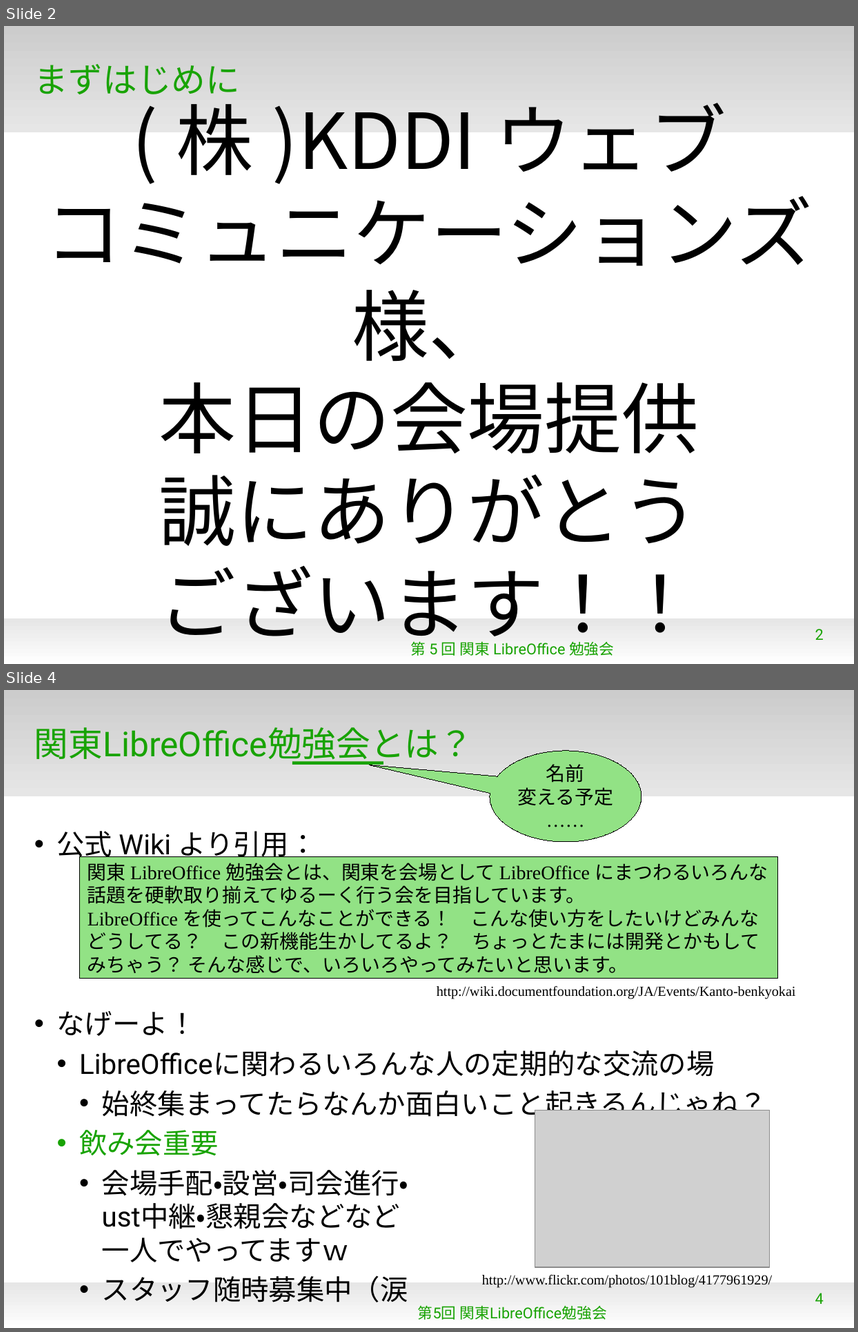
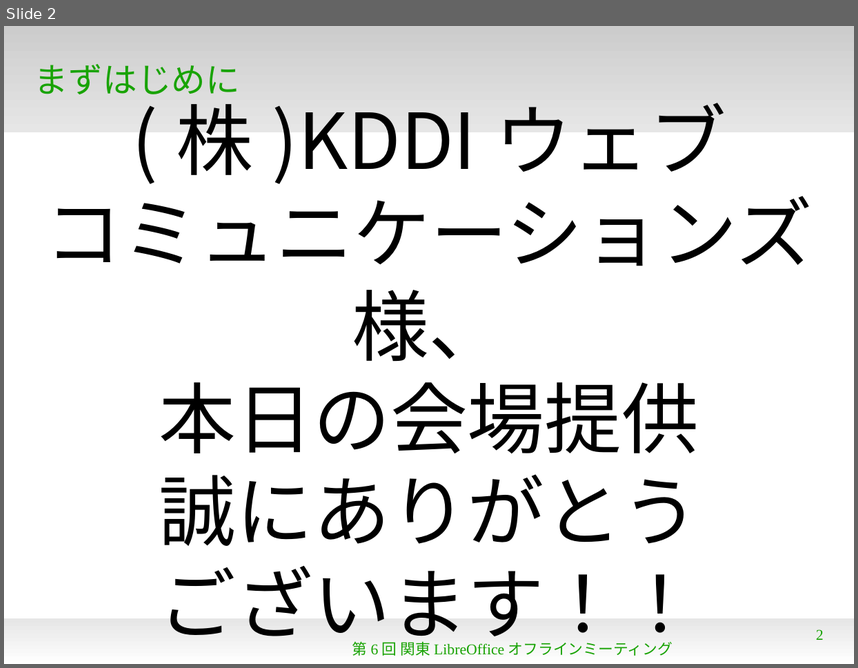
Before and after one commit to naruoga/KantoLibreOffice, a slide deck: Jun2013/OpeningTalk.odp. Shown one above the other, each under a label of ours: slides 2 and 4 before the commit, slide 2 after it; the slides between them are not shown. The pictures are 858x1332 and 858x668 pixels, drawn with LibreOffice and Linux fonts; fonts in the diff are those of the drawing; grey boxes stand for pictures; background and template pictures are left out. Boxes give left, top, right and bottom in pixels: in the first picture for what was removed or moved away, otherwise in the second. Text is boxed around its words. In the diff, an @@ line names an element or a change of style, - is before the commit and + after.

Commit message:
OpeningTalk.odp - modify why we change event name

```diff
--- a/Jun2013/OpeningTalk.odp
+++ b/Jun2013/OpeningTalk.odp
@@ slide 4 removed at [4,690,854,1328], background #FFFFFF; not listed: 2 template elements that a slide beside it also shows @@
@@ title removed at [34,727,473,765] @@
-関東LibreOffice勉強会とは？
@@ speech bubble removed at [490,751,642,842] @@
-名前
-変える予定
-……
@@ line removed from (292, 762) to (383, 762) @@
@@ text removed at [57,831,768,1302] @@
-• 公式 Wiki より引用：
-• なげーよ！
-  • LibreOfficeに関わるいろんな人の定期的な交流の場
-    • 始終集まってたらなんか面白いこと起きるんじゃね？
-  • 飲み会重要
-    • 会場手配・設営・司会進行・
-      ust中継・懇親会などなど
-      一人でやってますｗ
-    • スタッフ随時募集中（涙
@@ rectangle removed at [80,858,778,978] @@
-関東 LibreOffice 勉強会とは、関東を会場として LibreOffice にまつわるいろんな話題を硬軟取り揃えてゆるーく行う会を目指しています。
-LibreOffice を使ってこんなことができる！ こんな使い方をしたいけどみんなどうしてる？ この新機能生かしてるよ？ ちょっとたまには開発とかもしてみちゃう？ そんな感じで、いろいろやってみたいと思います。
@@ text removed at [437,985,796,999] @@
-http://wiki.documentfoundation.org/JA/Events/Kanto-benkyokai
@@ picture removed at [535,1110,770,1267] @@
@@ text removed at [482,1274,772,1288] @@
-http://www.flickr.com/photos/101blog/4177961929/
@@ text removed at [418,1305,606,1319] @@
-第5回 関東LibreOffice勉強会
@@ page number removed at [815,1292,824,1303] @@
-4
@@ slide 2 changed as well @@
@@ page number at [816,629,824,639]: font Roboto to Times New Roman @@
@@ text at [352,641,430,655]: text changed; font Roboto to Times New Roman @@
-第5回 関東LibreOffice勉強会
+第6回 関東LibreOfficeオフラインミーティング
```
Also in this commit, not shown: 9 other slides changed, 4 slides added, 1 other slide removed.
